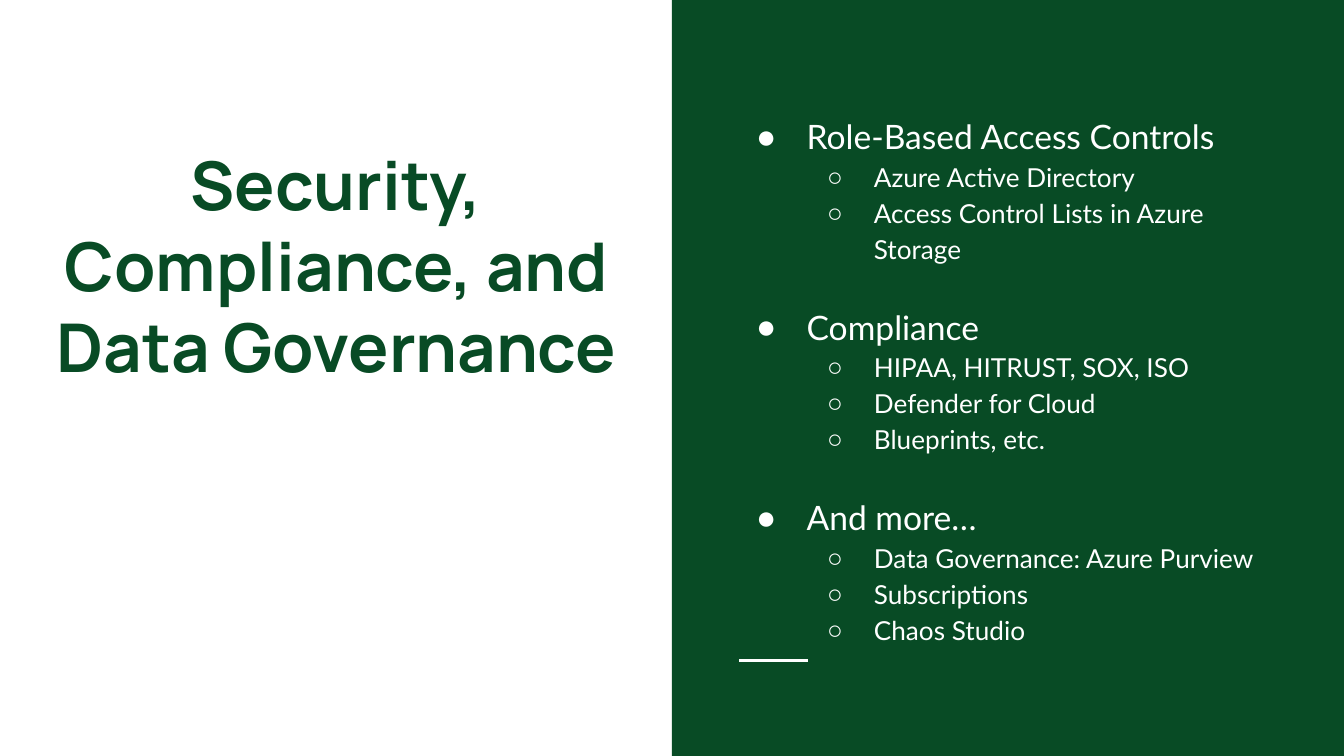
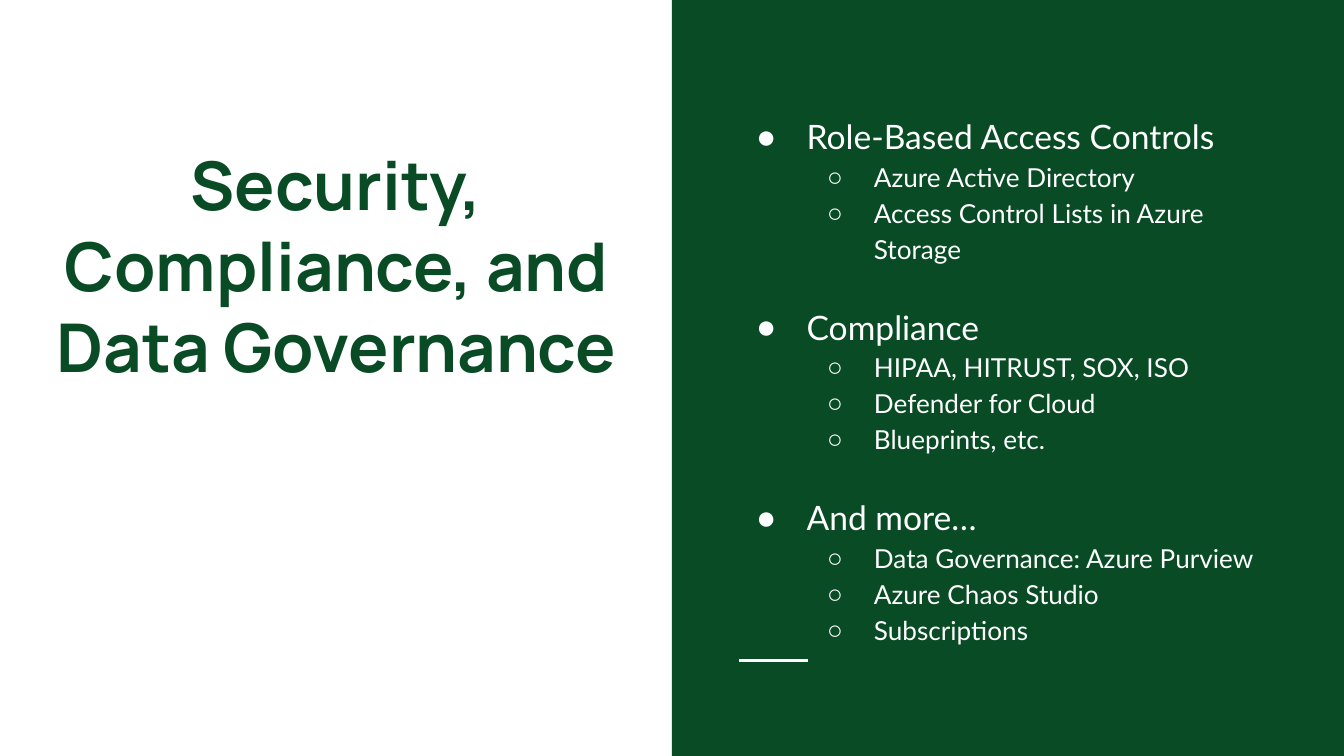
Before and after one commit to colbyford/DSBA6190-CloudComputing, a slide deck: slide 13 of 6 - Deployment and Security/Deployment.pptx. Drawn at 1344x756 pixels with LibreOffice and Linux fonts; fonts in the diff are those of the drawing. Boxes give left, top, right and bottom in pixels: in the first picture for what was removed or moved away, otherwise in the second. Text is boxed around its words. In the diff, an @@ line names an element or a change of style, - is before the commit and + after.

```diff
--- a/6 - Deployment and Security/Deployment.pptx
+++ b/6 - Deployment and Security/Deployment.pptx
@@ text at (874,584,1098,605): paragraph added @@
+  ○ Azure Chaos Studio
@@ text at (874,620,1025,641): paragraph removed @@
-  ○ Chaos Studio
```
Also in this commit, not shown: 1 other slide changed.
